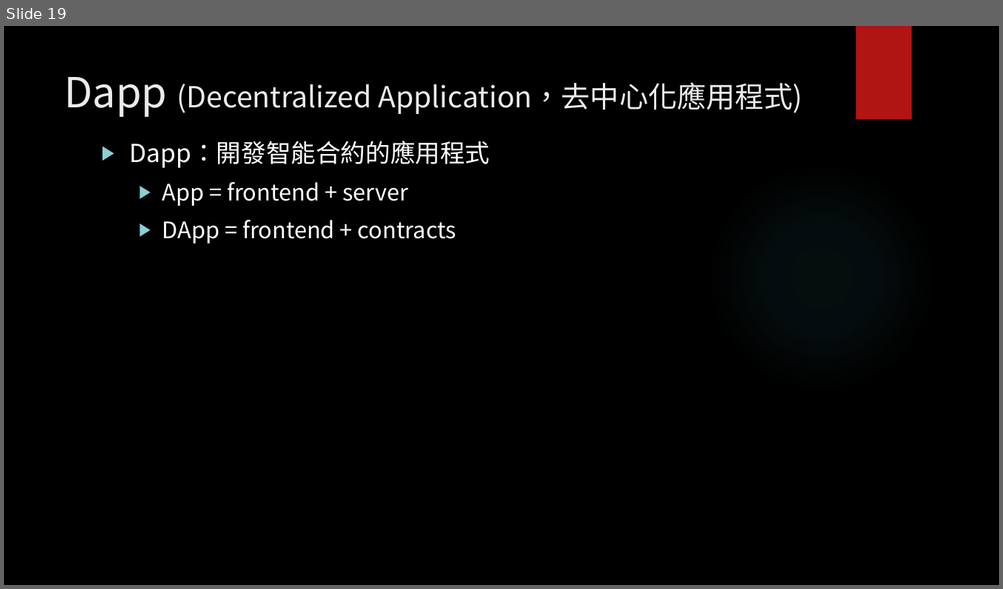
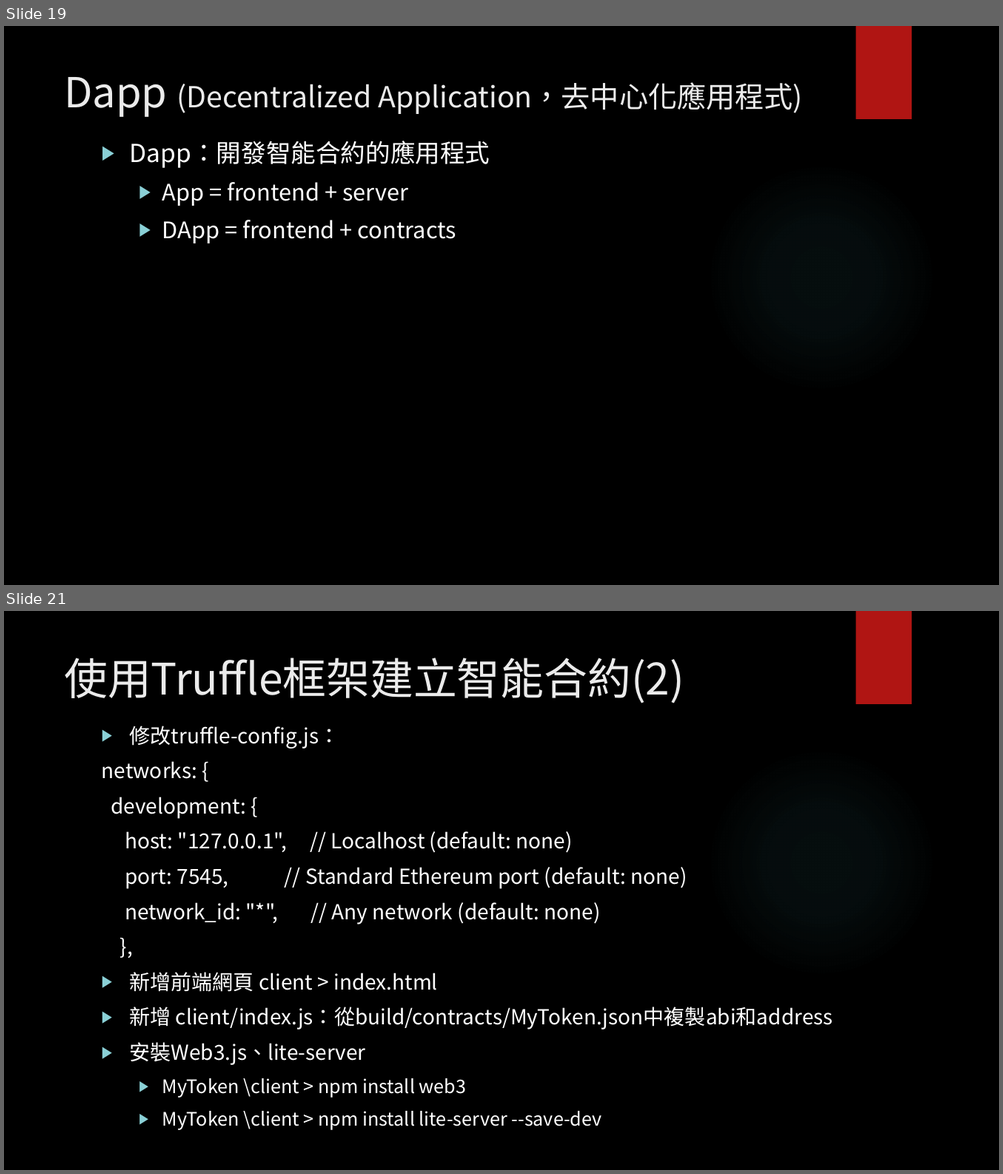
Before and after one commit to wtpai/DAppGit, a slide deck: 區塊鏈─智能合約實作.pptx. Shown one above the other, each under a label of ours: slide 19 before the commit, slides 19 and 21 after it; the slides between them are not shown. The pictures are 1003x589 and 1003x1174 pixels, drawn with LibreOffice and Linux fonts; fonts in the diff are those of the drawing; background and template pictures are left out. Boxes give left, top, right and bottom in pixels: in the first picture for what was removed or moved away, otherwise in the second. Text is boxed around its words. In the diff, an @@ line names an element or a change of style, - is before the commit and + after.

```diff
--- a/區塊鏈─智能合約實作.pptx
+++ b/區塊鏈─智能合約實作.pptx
@@ slide 21 added at bbox=[4, 611, 999, 1170], background picture (left out); not listed: 2 template elements that a slide beside it also shows @@
@@ title added at bbox=[64, 658, 684, 703], 42 pt, text #EBEBEB @@
+使用Truffle框架建立智能合約(2)
@@ text added at bbox=[102, 726, 833, 1130], 20 pt, text #FFFFFF @@
+▶ 修改truffle-config.js：
+networks: {
+development: {
+host: "127.0.0.1", // Localhost (default: none)
+port: 7545, // Standard Ethereum port (default: none)
+network_id: "*", // Any network (default: none)
+},
+▶ 新增前端網頁 client > index.html
+▶ 新增 client/index.js：從build/contracts/MyToken.json中複製abi和address
+▶ 安裝Web3.js、lite-server
+  ▶ MyToken \client > npm install web3
+  ▶ MyToken \client > npm install lite-server --save-dev
```
Also in this commit, not shown: 8 slides changed, 2 other slides added, 13 other files.
